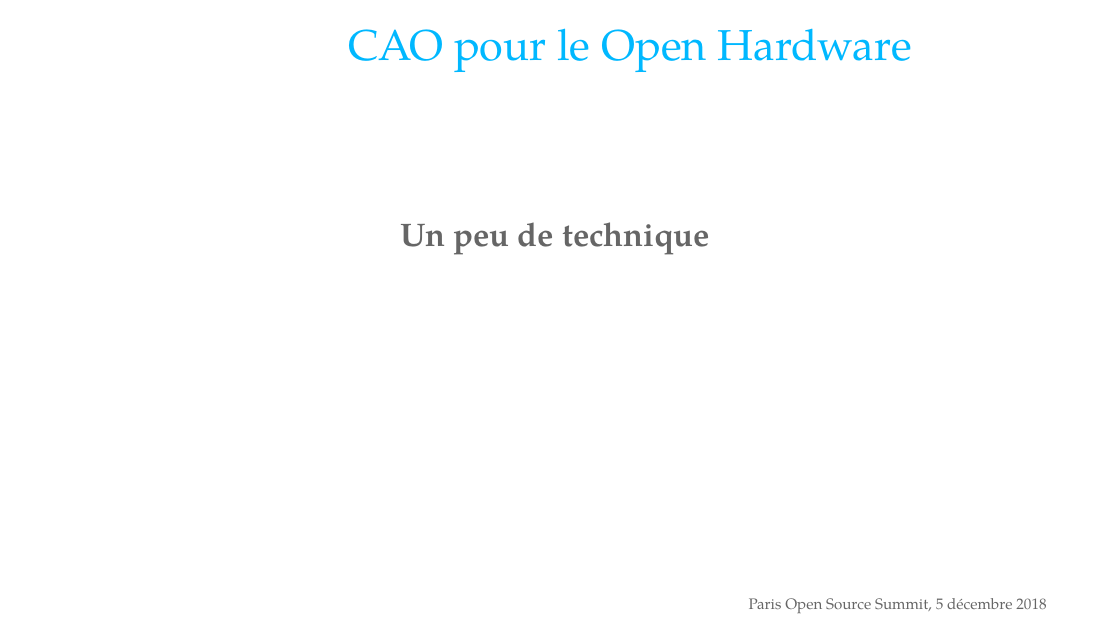
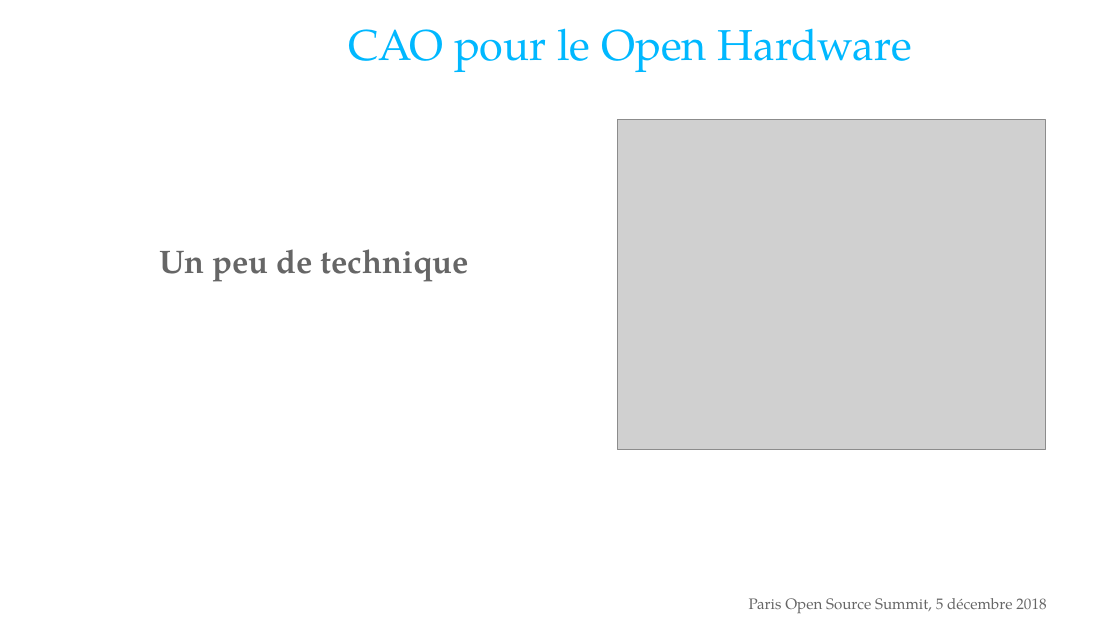
Before and after one commit to cadracks-project/pyosv, a slide deck: slide 9 of CampOSV_2018/decembre_2018_poss2018_Paris/pyosv_presentation_5decembre_POSS2018.odp. Drawn at 1120x630 pixels with LibreOffice and Linux fonts; fonts in the diff are those of the drawing; grey boxes stand for pictures; background and template pictures are left out. Boxes give left, top, right and bottom in pixels: in the first picture for what was removed or moved away, otherwise in the second. Text is boxed around its words. In the diff, an @@ line names an element or a change of style, - is before the commit and + after.

```diff
--- a/CampOSV_2018/decembre_2018_poss2018_Paris/pyosv_presentation_5decembre_POSS2018.odp
+++ b/CampOSV_2018/decembre_2018_poss2018_Paris/pyosv_presentation_5decembre_POSS2018.odp
@@ picture added at box(618, 119, 1045, 450) @@
@@ text "Un peu de technique": place and size @@
-text "Un peu de technique" at box(401, 222, 710, 255)
+text "Un peu de technique" at box(159, 249, 469, 282)
```
Also in this commit, not shown: 8 other slides changed, 29 other files.
